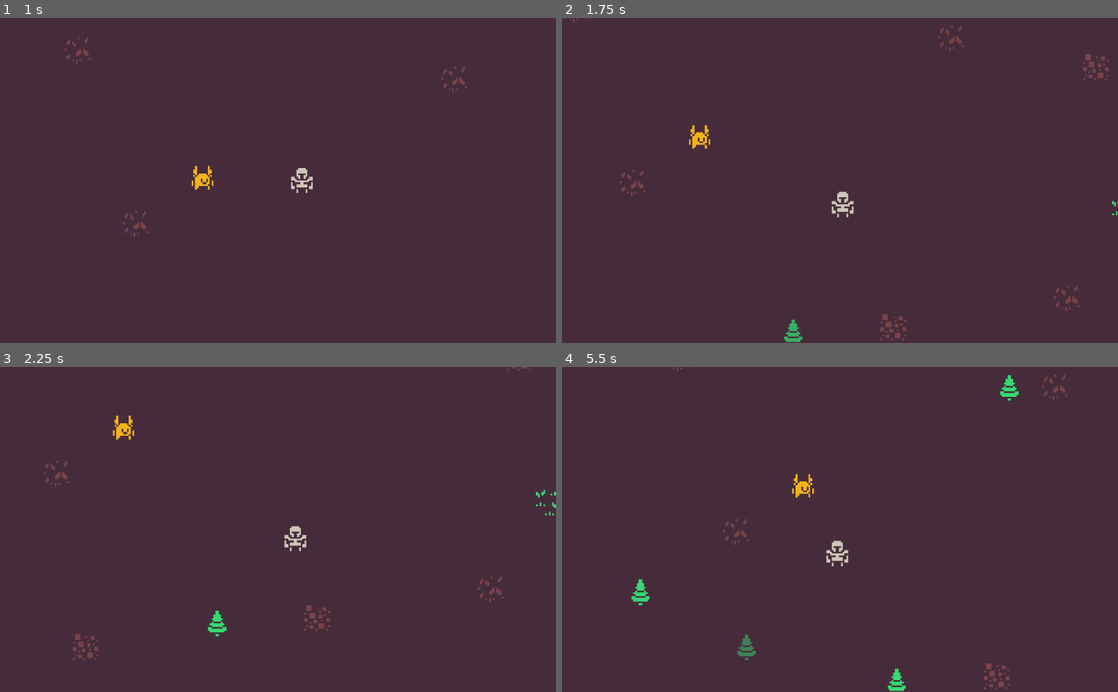
Above: before the commit, frames 1-4 (two rows, left to right).
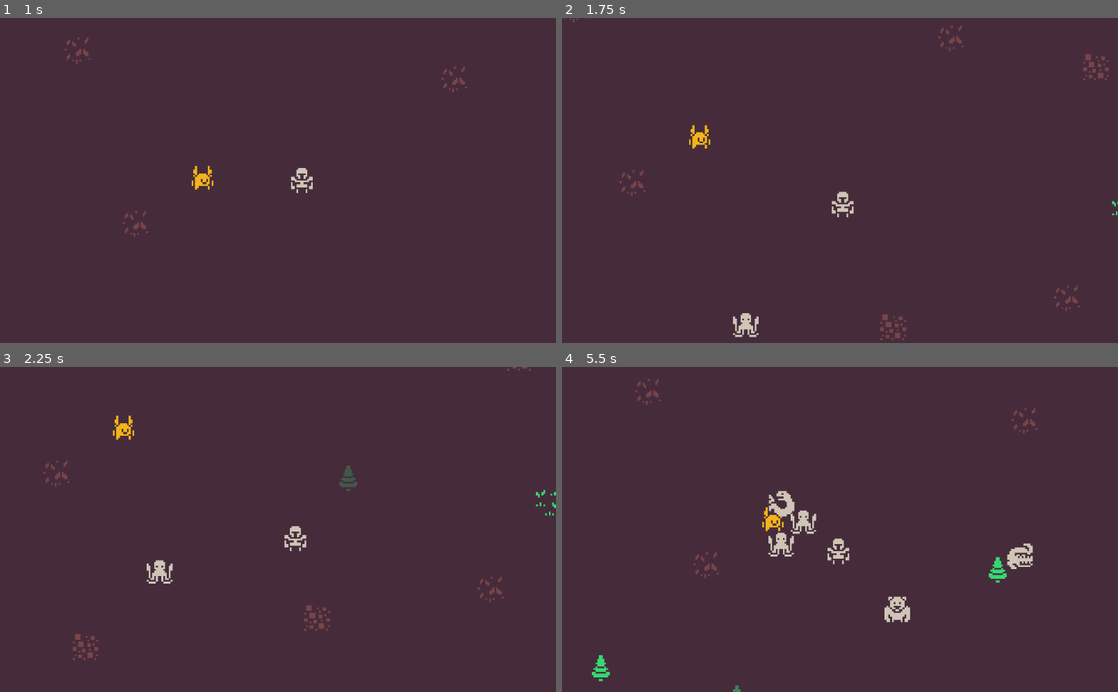
Above: after the commit, the same moments.

Repository: dsg-jam/LD46
Game: Godot game, scene res://assets/scenes/test.tscn
Two runs of this game, one before a commit and one after it. Both use one fixed random seed, a clock stepped at 60 frames per second and the inputs below.
Inputs:
- Up to frame 1 (1 s): tap Enter at 0.5 s; hold Right (player_right) from 0.53 s (still down); tap F (player_mine) at 0.6 s
- Up to frame 2 (1.75 s): release Right (player_right) at 1.28 s; hold Down (player_down) from 1.28 s (still down); tap F (player_mine) at 1.35 s
- Up to frame 3 (2.25 s): release Down (player_down) at 2.03 s; hold Right (player_right) from 2.03 s (still down); tap F (player_mine) at 2.1 s
- Up to frame 4 (5.5 s): release Right (player_right) at 2.78 s; hold Up (player_up) 2.78-3.53 s; tap F (player_mine) every 0.75 s from 2.85 to 5.1 s; hold Left (player_left) 3.53-5.03 s; hold Down (player_down) from 5.03 s (still down)

Frame 1 is identical in both runs. In frame 2, 0.3% of the frame differs, in the area x 30-44%, y 90-100%; in frame 3, 0.4%; in frame 4, 2.8%, in the area x 5-91%, y 0-100%.

Commit message:
add spawn manager

Diff:
--- a/assets/prefabs/Enemy.tscn
+++ b/assets/prefabs/Enemy.tscn
@@ -7,7 +7,9 @@
 radius = 7.05161
 height = 2.25473
 
-[node name="Enemy" type="KinematicBody2D"]
+[node name="Enemy" type="KinematicBody2D" groups=[
+"enemies",
+]]
 position = Vector2( 395.98, 150.946 )
 script = ExtResource( 2 )
 
--- a/assets/scenes/test.tscn
+++ b/assets/scenes/test.tscn
@@ -1,11 +1,12 @@
-[gd_scene load_steps=10 format=2]
+[gd_scene load_steps=11 format=2]
 
 [ext_resource path="res://assets/scripts/Player.gd" type="Script" id=1]
 [ext_resource path="res://assets/textures/frames/companion.tres" type="SpriteFrames" id=2]
 [ext_resource path="res://assets/textures/tilesets/map.tres" type="TileSet" id=3]
 [ext_resource path="res://assets/textures/player/idle.tres" type="Texture" id=4]
 [ext_resource path="res://assets/scripts/SimpleAnimationController.gd" type="Script" id=5]
-[ext_resource path="res://assets/scripts/ResourceManager.gd" type="Script" id=6]
+[ext_resource path="res://assets/scripts/Manager.gd" type="Script" id=6]
+[ext_resource path="res://assets/scripts/CompanionControl.gd" type="Script" id=7]
 
 [sub_resource type="CapsuleShape2D" id=1]
 radius = 3.0
@@ -31,17 +32,17 @@
 "_edit_lock_": true
 }
 
-[node name="ResourceManager" type="Node" parent="."]
+[node name="Manager" type="Node" parent="."]
 script = ExtResource( 6 )
 spawn_radius_min = 100.0
 spawn_radius_max = 150.0
 
-[node name="Timer" type="Timer" parent="ResourceManager"]
+[node name="Timer" type="Timer" parent="Manager"]
 autostart = true
 
 [node name="Companion" type="KinematicBody2D" parent="."]
 position = Vector2( -19, -3 )
-script = ExtResource( 6 )
+script = ExtResource( 7 )
 
 [node name="AnimatedSprite" type="AnimatedSprite" parent="Companion"]
 frames = ExtResource( 2 )
@@ -97,4 +98,4 @@
 __meta__ = {
 "_edit_lock_": true
 }
-[connection signal="timeout" from="ResourceManager/Timer" to="ResourceManager" method="_on_Timer_timeout"]
+[connection signal="timeout" from="Manager/Timer" to="Manager" method="_on_Timer_timeout"]
--- a/assets/scripts/EnemyControl.gd
+++ b/assets/scripts/EnemyControl.gd
@@ -9,6 +9,7 @@
 var is_companion_alive = true
 
 var rng = RandomNumberGenerator.new()
+var companion
 
 # Called when the node enters the scene tree for the first time.
 func _ready():
@@ -16,13 +17,11 @@
 	rng.randomize()
 	var select_frame = rng.randi_range(0, count_frames-1)
 	$Sprite.set_frame(select_frame)
-	pass
-
-
+	companion = get_tree().current_scene.get_node("Companion")
 
 func _physics_process(delta):
 	if is_companion_alive:
-		var dir = ($"../Companion".position - position).normalized()
+		var dir = (companion.position - position).normalized()
 		var is_collision = move_and_collide(dir*speed*delta)
 
 		if is_collision:
--- /dev/null
+++ b/assets/scripts/Manager.gd
@@ -0,0 +1,75 @@
+extends Node
+
+const math_utils := preload("math_utils.gd")
+
+export var spawn_radius_min: float
+export var spawn_radius_max: float
+export var max_enemies: int = 50
+export var max_resources: int = 50
+
+const resource_prefab := preload("res://assets/prefabs/Resource.tscn")
+const enemy_prefab := preload("res://assets/prefabs/Enemy.tscn")
+
+var rng := RandomNumberGenerator.new()
+
+# Generate a random position whose distance from the origin is between the radius bounds.
+func random_position() -> Vector2:
+	return math_utils.randvec_with_radius_range(rng, spawn_radius_min, spawn_radius_max)
+
+var enemy_count := 0
+
+func _on_Enemy_tree_exiting() -> void:
+	enemy_count -= 1
+	print("enemies in world: ", enemy_count)
+
+func spawn_enemy(pos: Vector2) -> void:
+	var node: Node2D = enemy_prefab.instance()
+	node.position = pos
+
+	# handle removing the resource
+	node.connect("tree_exiting", self, "_on_Enemy_tree_exiting")
+
+	add_child(node)
+	enemy_count += 1
+
+# Spawn a resource if the resource limit hasn't been reached.
+func maybe_spawn_enemy() -> bool:
+	if enemy_count >= max_enemies:
+		# still enough resources
+		return false
+
+	spawn_enemy(random_position())
+	return true
+
+var resource_count := 0
+
+func _on_Resource_tree_exiting() -> void:
+	resource_count -= 1
+	print("resources in world: ", resource_count)
+
+# Spawn a resource at the given position.
+func spawn_resource(pos: Vector2) -> void:
+	var node: Node2D = resource_prefab.instance()
+	node.position = pos
+
+	# handle removing the resource
+	node.connect("tree_exiting", self, "_on_Resource_tree_exiting")
+
+	add_child(node)
+	resource_count += 1
+
+# Spawn a resource if the resource limit hasn't been reached.
+func maybe_spawn_resource() -> bool:
+	if resource_count >= max_resources:
+		# still enough resources
+		return false
+
+	spawn_resource(random_position())
+	return true
+
+func _ready() -> void:
+	rng.randomize()
+
+func _on_Timer_timeout() -> void:
+	maybe_spawn_resource()
+	maybe_spawn_enemy()
--- a/assets/scripts/ResourceManager.gd
+++ /dev/null
@@ -1,48 +0,0 @@
-extends Node
-
-export var spawn_radius_min: float
-export var spawn_radius_max: float
-export var max_resources: int = 50
-
-const math_utils := preload("math_utils.gd")
-const resource_prefab := preload("res://assets/prefabs/Resource.tscn")
-
-var rng := RandomNumberGenerator.new()
-var resource_count := 0
-
-# handles resources being removed.
-# this means that even if a resource is deleted by something or someone else
-# we can still keep an accurate count of the resources in the world.
-func _on_Resource_tree_exiting() -> void:
-	resource_count -= 1
-	print("resources in world: ", resource_count)
-
-# Spawn a resource at the given position.
-func spawn_resource(pos: Vector2) -> void:
-	var node: Node2D = resource_prefab.instance()
-	node.position = pos
-
-	# handle removing the resource
-	node.connect("tree_exiting", self, "_on_Resource_tree_exiting")
-
-	add_child(node)
-	resource_count += 1
-
-func _ready() -> void:
-	rng.randomize()
-
-# Generate a random position whose distance from the origin is between the radius bounds.
-func random_position() -> Vector2:
-	return math_utils.randvec_with_radius_range(rng, spawn_radius_min, spawn_radius_max)
-
-# Spawn a resource if the resource limit hasn't been reached.
-func maybe_spawn_resource() -> bool:
-	if resource_count >= max_resources:
-		# still enough resources
-		return false
-
-	spawn_resource(random_position())
-	return true
-
-func _on_Timer_timeout() -> void:
-	maybe_spawn_resource()
--- a/assets/scripts/SpawnControl.gd
+++ /dev/null
@@ -1,50 +0,0 @@
-extends Node
-
-var enemy_path = preload("res://assets/prefabs/Enemy.tscn")
-#var resource_path = "res://assets/prefab/Resource.tscn"
-
-
-export var spawn_radius_min: float
-export var spawn_radius_max: float
-export var max_enemies: int = 25
-
-const math_utils := preload("math_utils.gd")
-
-var rng = RandomNumberGenerator.new()
-var enemy_count := 0
-
-# Called when the node enters the scene tree for the first time.
-
-func _on_Resource_tree_exiting() -> void:
-	enemy_count -= 1
-	print("enemies in world: ", enemy_count)
-
-# Spawn a resource at the given position.
-func spawn_resource(pos: Vector2) -> void:
-	var node: Node2D = enemy_path.instance()
-	node.position = pos
-	node.damage = rng.randi_range(1, 15)
-	node.speed = rng.randi_range(25, 100)
-	node.combat_speed = rng.randf_range(.5, 2)
-	add_child(node)
-	enemy_count += 1
-
-func _ready() -> void:
-	rng.randomize()
-
-# Generate a random position whose distance from the origin is between the radius bounds.
-func random_position() -> Vector2:
-	return math_utils.randvec_with_radius_range(rng, spawn_radius_min, spawn_radius_max)
-
-# Spawn a resource if the resource limit hasn't been reached.
-func maybe_spawn_resource() -> bool:
-	if enemy_count >= max_enemies:
-		# still enough resources
-		return false
-
-	spawn_resource(random_position())
-	return true
-
-
-func _on_Timer_timeout():
-	maybe_spawn_resource()
